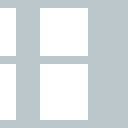
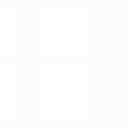
Layered file, before and after one edit (128x128). Changes by layer:
"矩形 5 副本": opacity 100% → 1%, painted on it, unmasked it over [0, 0, 128, 128]
